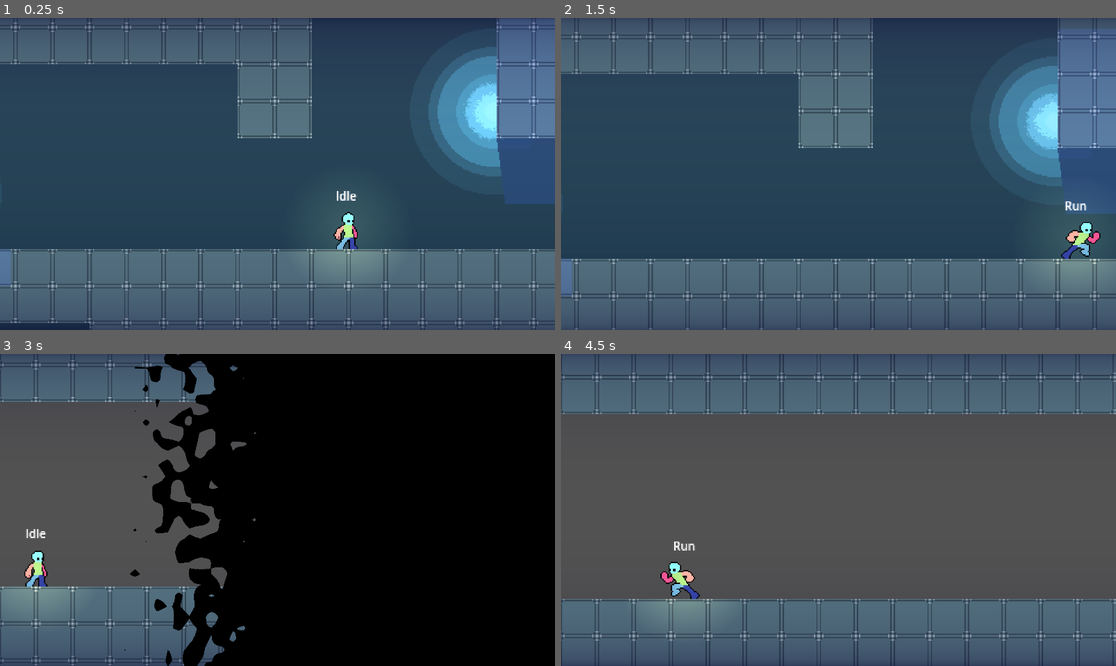
Above: before the commit, frames 1-4 (two rows, left to right).
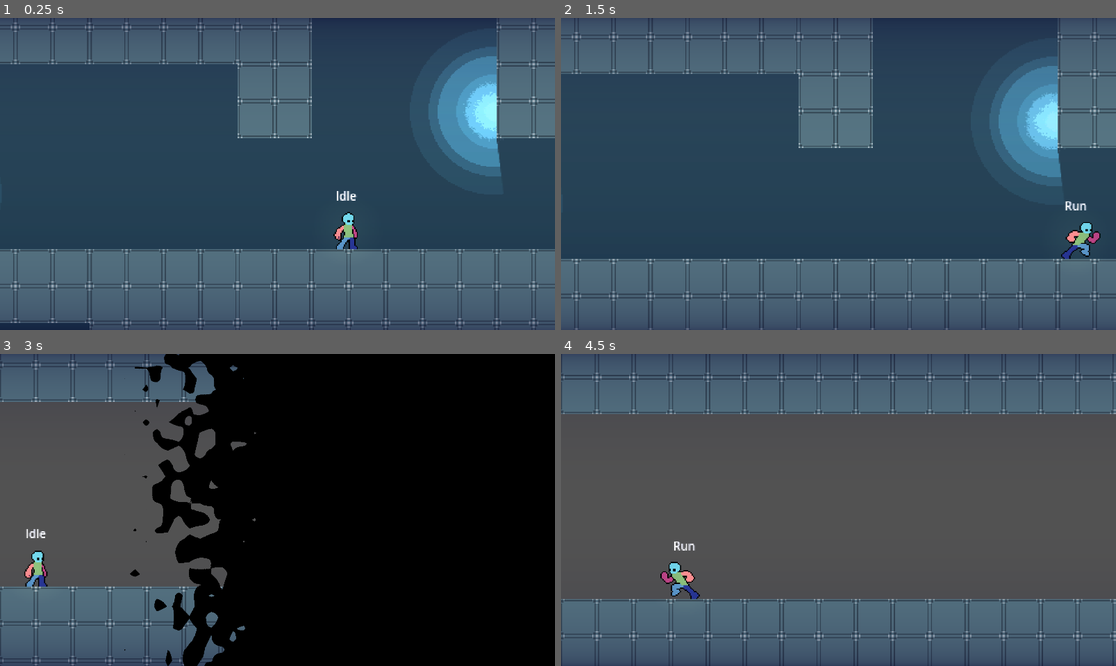
Above: after the commit, the same moments.

Repository: TianJunShi1/harry-forge
Game: Godot game, scene res://main.tscn
The game is run twice, just before and just after one commit, with the same random seed, the same clock (stepped at 60 frames per second) and the same inputs.
Inputs (mouse positions are in pixels of both pictures, inside the frame that each line leads up to):
- Up to frame 1 (0.25 s): no input
- Up to frame 2 (1.5 s): tap Enter at 0.5 s; move the mouse to (960, 158) at 0.52 s; hold D (right) from 0.53 s (still down); tap E (action) at 0.6 s; tap Space (jump) at 0.77 s; move the mouse to (727, 189) at 1.27 s; tap Shift (run) at 1.35 s
- Up to frame 3 (3 s): tap Space (jump) at 1.52 s; move the mouse to (333, 441) at 2.02 s; release D (right) at 2.03 s; hold A (left) 2.03-2.78 s; tap E (action) at 2.1 s; move the mouse to (249, 572) at 2.77 s; hold D (right) from 2.78 s (still down); tap Shift (run) at 2.85 s
- Up to frame 4 (4.5 s): tap Space (jump) at 3.02, 3.77 s; move the mouse to (1005, 556) at 3.52 s; tap E (action) at 3.6 s; move the mouse to (672, 463) at 4.27 s; release D (right) at 4.28 s; hold A (left) from 4.28 s (still down); tap Shift (run) at 4.35 s

The runs differ from the first frame. In frame 1, 6.4% of the frame differs, in the area x 0-100%, y 4-86%; in frame 2, 6.7%, in the area x 0-100%, y 3-90%; in frame 3, 0.5%; in frame 4, 0.5%.

Commit message:
Fix shadow appearance and reduce player self-illumination
shadow_color removed (was painting a flat tint over natural light
falloff, making shadows look like solid blocks). shadow_filter changed
to PCF5 for soft edges. Player PointLight2D energy reduced to 0.18
so torch shadows actually darken the character.

https://claude.ai/code/session_01Nep7k7bm9abyPcpCngC5Ws

Diff:
--- a/Interactable/Torch/Torch.tscn
+++ b/Interactable/Torch/Torch.tscn
@@ -101,6 +101,5 @@
 color = Color(0.65999997, 0.97166663, 1, 1)
 energy = 1.4
 shadow_enabled = true
-shadow_filter = 0
-shadow_color = Color(0.02, 0.04, 0.15, 0.75)
+shadow_filter = 1
 texture = ExtResource("3_f7x5t")
--- a/Player/player.tscn
+++ b/Player/player.tscn
@@ -425,6 +425,6 @@
 [node name="PointLight2D" type="PointLight2D" parent="." unique_id=388200001]
 position = Vector2(0, -16)
 color = Color(1, 0.88, 0.6, 1)
-energy = 0.55
+energy = 0.18
 texture = SubResource("GradientTexture2D_player")
-texture_scale = 0.9
+texture_scale = 0.5
